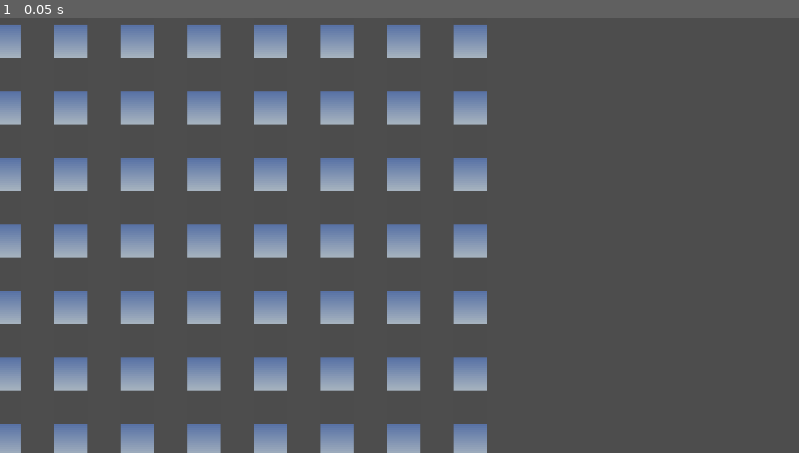
Above: before the commit, frame 1.
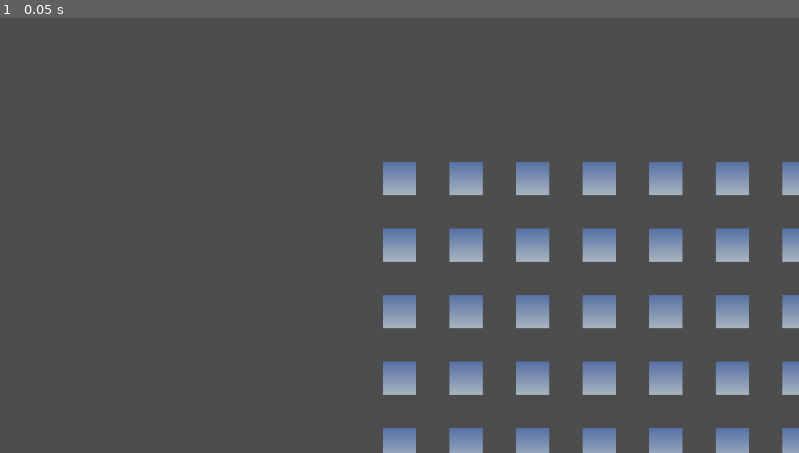
Above: after the commit, the same moment.

Repository: JudiTeller/smog-of-war
Game: Godot game, scene res://scenes/testworld.tscn
Two runs of this game, one before a commit and one after it. Both use one fixed random seed, a clock stepped at 60 frames per second and the inputs below. A sky picture missing from this copy of the repository is replaced by a grey-blue gradient.
Inputs:
- Up to frame 1 (0.05 s): no input

The runs differ from the first frame. In frame 1, 22% of the frame differs, in the area x 0-100%, y 1-100%.

Commit message:
added example tilemap

Diff:
--- a/scenes/testworld.tscn
+++ b/scenes/testworld.tscn
@@ -1,10 +1,18 @@
-[gd_scene load_steps=2 format=3 uid="uid://dqql3il81c1su"]
+[gd_scene load_steps=3 format=3 uid="uid://dqql3il81c1su"]
 
 [ext_resource type="Script" path="res://scenes/testworld.gd" id="1_qosy7"]
+
+[sub_resource type="TileSet" id="TileSet_ijcsi"]
 
 [node name="testworld" type="Node2D"]
 script = ExtResource("1_qosy7")
 
 [node name="Camera2D" type="Camera2D" parent="."]
-position = Vector2(254, 130)
 zoom = Vector2(3, 3)
+
+[node name="TileMap" type="TileMap" parent="."]
+rotation = 0.122173
+scale = Vector2(1, 0.5)
+skew = 0.715585
+tile_set = SubResource("TileSet_ijcsi")
+format = 2
